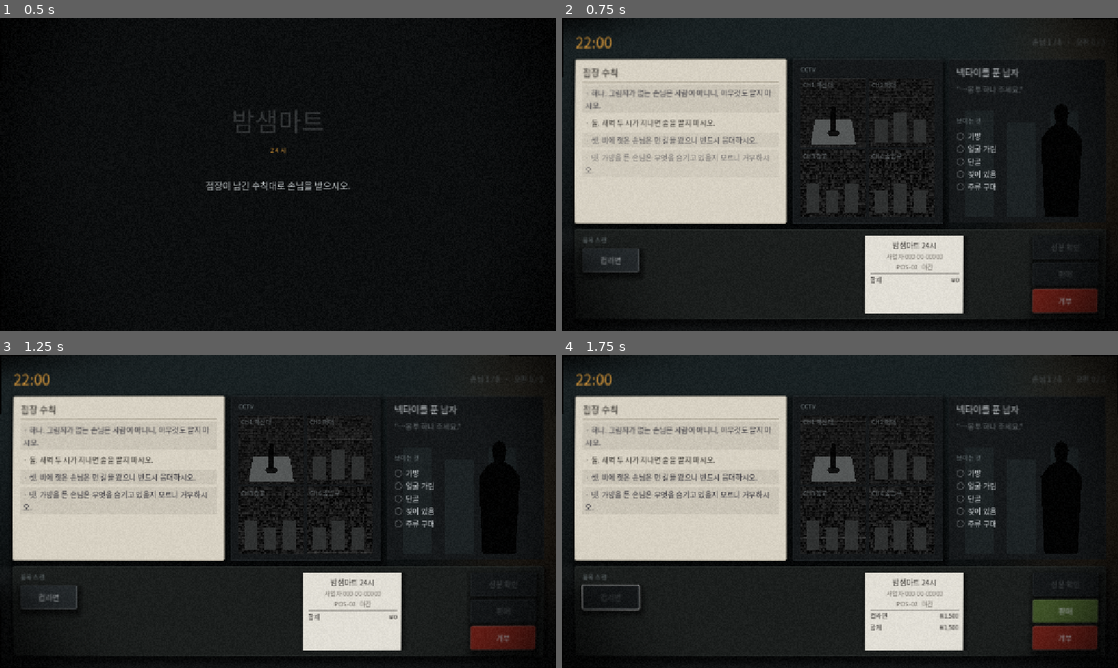
Above: before the commit, frames 1-4 (two rows, left to right).
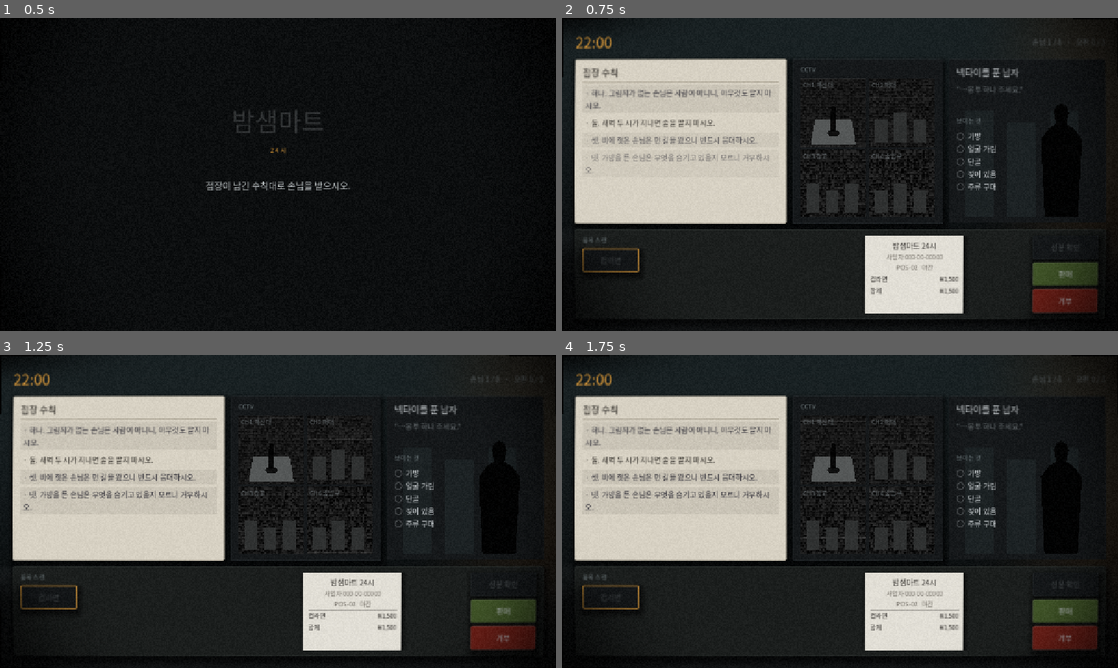
Above: after the commit, the same moments.

Repository: tjgksmf1012/GameProject1
Game: Godot game, scene res://main/title_screen.tscn
Same seed, same stepped clock (60 frames per second), same inputs: the game is played once before the commit and once after it.
Inputs (mouse positions are in pixels of both pictures, inside the frame that each line leads up to):
- Up to frame 1 (0.5 s): no input
- Up to frame 2 (0.75 s): tap Enter (ui_accept) at 0.5 s; move the mouse to (962, 158) at 0.52 s; hold Enter (ui_accept) from 0.53 s (still down); click (962, 158) at 0.67 s
- Up to frame 3 (1.25 s): keep holding Enter (ui_accept)
- Up to frame 4 (1.75 s): release Enter (ui_accept) at 1.25 s; click (612, 596) at 1.25 s, where only the run before the commit has a clickable "컵라면"

Frame 1 is identical in both runs. In frame 2, 1.4% of the frame differs, in the area x 3-97%, y 71-89%; in frame 3, 1.3%; in frame 4, 0.3%.

Commit message:
패드로는 이 게임을 조작할 수 없었다 — 그리고 포커스는 아예 안 잡히고 있었다
스팀덱은 패드가 기본 입력인데(M6 「Steam Deck 확인」) 이 게임은 마우스 전용이었다.
더 나쁜 것은 **포커스 스타일이 없다는 것**이었다 — 버튼의 normal·hover·pressed·disabled
를 전부 덮어써 놓고 focus 만 기본 테마라, 키보드로 옮겨 다녀도 지금 어디에 있는지
화면에 안 나온다. 패드 이전에 오늘의 키보드 사용자에게 이미 결함이다.

  focus 스타일박스   상태 스타일 위에 겹치는 테두리 (배경 없음, ACCENT 색)
  손님이 오면 첫 품목 버튼이 포커스를 잡는다 — 패드에는 출발점이 필요하다
  클립보드 줄에 focus_mode 와 ui_accept — **패드로도 줄을 그을 수 있다.**
    그리기는 밤 4(수칙 아홉 줄)부터 사실상 필수라 빠지면 추론이 기억력이 된다

**그런데 붙여놓고 보니 포커스가 안 잡혔다.** 스크린샷에 테두리가 없었다.
화면을 믿지 않고 엔진에 물었더니 `gui_get_focus_owner()` 가 null 이었다.

원인은 `_rebuild_scan_buttons` 의 `queue_free()` 였다. 해제 예약된 옛 버튼이
**이번 프레임 끝까지 자식으로 남아** 있어서, 바로 뒤의 `get_child(0)` 이 곧 사라질
버튼을 돌려줬다. 거기에 포커스를 줘봐야 그 버튼과 함께 사라진다.
`remove_child` 를 먼저 부르게 고쳤다. 고친 뒤 포커스 소유자가 실제 Button 이 되고
스크린샷에도 호박색 테두리가 나온다 — **두 가지 방법으로 확인했다.**

곁가지: `--verdict=none` 을 추가했다. 이 도구는 늘 판정을 쏘고 나서야 찍는데,
그러면 POS 가 잠기고 버튼이 비활성이라 **계산대 자체를 볼 수가 없다.**
포커스 테두리처럼 판정 전에만 존재하는 것은 확인할 방법이 없었다.
이번 세션에 이 한계에 두 번 걸렸다.

  검사 12,442개 통과 · run_audit 0 · 배치 692 ≤ 720 · 종이 대비 통과

Co-Authored-By: Claude Opus 5 <noreply@anthropic.com>
Claude-Session: https://claude.ai/code/session_014F8DT8njh3GETXsoPzJ37U

Diff:
--- a/tools/shoot_states.gd
+++ b/tools/shoot_states.gd
@@ -19,6 +19,8 @@
 const AFTER_FRAMES := 45
 ## 판정 → 리플레이 → 결과가 한 사이클이다. 한 프레임에 몰아 쏘면 흐름이 겹친다.
 const STEP_FRAMES := 250
+## `--verdict=none` — 판정을 쏘지 않고 계산대 화면 그대로 찍는다.
+const NO_VERDICT := "none"
 
 var _after_frames: int = AFTER_FRAMES
 
@@ -126,6 +128,14 @@
 		_fire_frame = _frames
 		print("압박 단계 %d 를 그린다" % _pressure_stage)
 		return
+	# **판정 전 화면을 찍는 길.** 이 도구는 늘 판정을 쏘고 나서야 찍었는데, 그러면
+	# POS 는 잠기고 버튼은 비활성이라 **계산대 자체를 볼 수가 없다.** 포커스 테두리처럼
+	# 판정 전에만 존재하는 것은 확인할 방법이 없었다.
+	if _verdict == NO_VERDICT:
+		_fired = true
+		_fire_frame = _frames
+		print("손님 %d 를 판정 없이 찍는다" % _target_index)
+		return
 	pos.verdict_chosen.emit(_verdict)
 	_fired = true
 	_fire_frame = _frames
--- a/ui/clipboard/clipboard_panel.gd
+++ b/ui/clipboard/clipboard_panel.gd
@@ -174,11 +174,9 @@
 		_shown_ids.remove_at(_shown_ids.find(id))
 
 
-## 새 줄은 항상 목록 맨 아래에 붙으므로 **끝까지 내린다.**
-##
-## `ensure_control_visible`을 먼저 썼는데 움직이지 않았다. 줄바꿈이 있는 라벨은
-## 한 프레임으로는 최종 높이가 안 나오고, 그 상태로 계산하면 이미 보이는 것으로 친다.
-## 두 프레임 기다린 뒤 스크롤 최대치로 보내는 쪽이 단순하고 확실하다.
+## 새 줄은 항상 목록 맨 아래에 붙으므로 **끝까지 내린다.** `ensure_control_visible`은
+## 여기서 안 움직인다 — 줄이 막 붙어 라벨 높이가 아직 안 나왔고, 그 상태로 계산하면
+## 이미 보이는 것으로 친다. 두 프레임 기다린 뒤 스크롤 최대치로 보내는 쪽이 확실하다.
 func _scroll_to_new_rule() -> void:
 	await get_tree().process_frame
 	await get_tree().process_frame
@@ -192,6 +190,9 @@
 	var row := PanelContainer.new()
 	row.add_theme_stylebox_override("panel", _row_style())
 	row.mouse_filter = Control.MOUSE_FILTER_STOP
+	# 패드로도 그을 수 있어야 한다. 그리기는 밤 4(수칙 아홉 줄)부터 사실상 필수다.
+	row.focus_mode = Control.FOCUS_ALL
+	row.add_theme_stylebox_override("focus", Palette.focus_style(Palette.PAPER))
 	row.gui_input.connect(_on_row_input.bind(rule.id))
 	# 수칙은 **사람이 손으로 쓴 것**이다. 영수증·시계와 같은 목소리로 말하면 안 된다.
 	var label := Palette.make_label(
@@ -208,12 +209,10 @@
 ## 밤 4에서 수칙이 아홉 줄이 된다. 어느 줄을 거짓으로 결론 냈는지 머리로 들고 있으라고 하면
 ## 그건 추론 게임이 아니라 기억력 게임이다.
 func _on_row_input(event: InputEvent, rule_id: String) -> void:
-	if not (event is InputEventMouseButton):
-		return
 	var click := event as InputEventMouseButton
-	if not click.pressed or click.button_index != MOUSE_BUTTON_LEFT:
-		return
-	strike_toggled.emit(rule_id)
+	var clicked := click != null and click.pressed and click.button_index == MOUSE_BUTTON_LEFT
+	if clicked or event.is_action_pressed("ui_accept"):
+		strike_toggled.emit(rule_id)
 
 
 ## 밤을 새로 열 때는 이미 그어져 있던 줄을 **애니메이션 없이** 되살린다.
--- a/ui/pos/pos_terminal.gd
+++ b/ui/pos/pos_terminal.gd
@@ -112,6 +112,16 @@
 	_locked = false
 	_rebuild_scan_buttons()
 	_refresh()
+	# **패드·키보드에는 출발점이 필요하다.** 아무것도 포커스를 안 잡고 있으면 방향키를
+	# 눌러도 아무 일이 없고, 플레이어는 조작이 안 되는 줄 안다. 마우스는 영향 없다.
+	_first_focus().grab_focus()
+
+
+## 이 손님에게 처음 손이 갈 곳. 찍을 것이 있으면 첫 품목, 없으면 거부(항상 누를 수 있다).
+func _first_focus() -> Button:
+	if _scan_row.get_child_count() > 0:
+		return _scan_row.get_child(0) as Button
+	return _refuse_button
 
 
 func lock() -> void:
@@ -125,6 +135,10 @@
 
 func _rebuild_scan_buttons() -> void:
 	for child in _scan_row.get_children():
+		# **트리에서 먼저 빼야 한다.** `queue_free()`만 하면 이번 프레임 끝까지 자식으로 남아
+		# 바로 뒤의 `get_child(0)`이 **곧 사라질 버튼**을 돌려준다. 거기에 포커스를 줘봐야
+		# 그 버튼과 함께 사라져서, 패드로는 출발점이 아예 안 잡혔다.
+		_scan_row.remove_child(child)
 		child.queue_free()
 	for key in _pending:
 		var button := _make_button(_t(key), Palette.PANEL_EDGE, Palette.TEXT)
--- a/ui/theme_factory.gd
+++ b/ui/theme_factory.gd
@@ -148,6 +148,16 @@
 
 
 ## 버튼 하나를 통째로 스타일링한다. 상태별 스타일박스를 전부 넣어야 눌린 느낌이 산다.
+## 포커스 테두리. 상태 스타일 **위에** 겹쳐 그려지므로 배경은 투명하게 두고 선만 그린다.
+static func focus_style(tint: Color) -> StyleBoxFlat:
+	var box := StyleBoxFlat.new()
+	box.draw_center = false
+	box.border_color = ACCENT
+	box.set_border_width_all(2)
+	box.set_corner_radius_all(2)
+	return box
+
+
 static func style_button(button: Button, tint: Color, text_color: Color) -> void:
 	button.add_theme_font_override("font", font())
 	button.add_theme_font_size_override("font_size", SIZE_BODY)
@@ -159,6 +169,10 @@
 	button.add_theme_stylebox_override("hover", panel_style(tint.lightened(0.12), tint.lightened(0.35)))
 	button.add_theme_stylebox_override("pressed", panel_style(tint.darkened(0.25), tint))
 	button.add_theme_stylebox_override("disabled", panel_style(PANEL, PANEL_EDGE))
+	# **포커스는 유일하게 스타일이 없던 상태였다.** 나머지를 전부 덮어써 놓아서 기본 테마의
+	# 포커스 테두리가 이 어두운 패널 위에서 보이지 않았다 — 키보드나 패드로 옮겨 다니면
+	# **지금 어디에 있는지 화면에 안 나온다.** 스팀덱은 패드가 기본 입력이다.
+	button.add_theme_stylebox_override("focus", focus_style(tint))
 
 
 ## `role`을 안 넘기면 기본 목소리다. 기존 호출을 하나도 안 고쳐도 되도록 기본값을 둔다.
